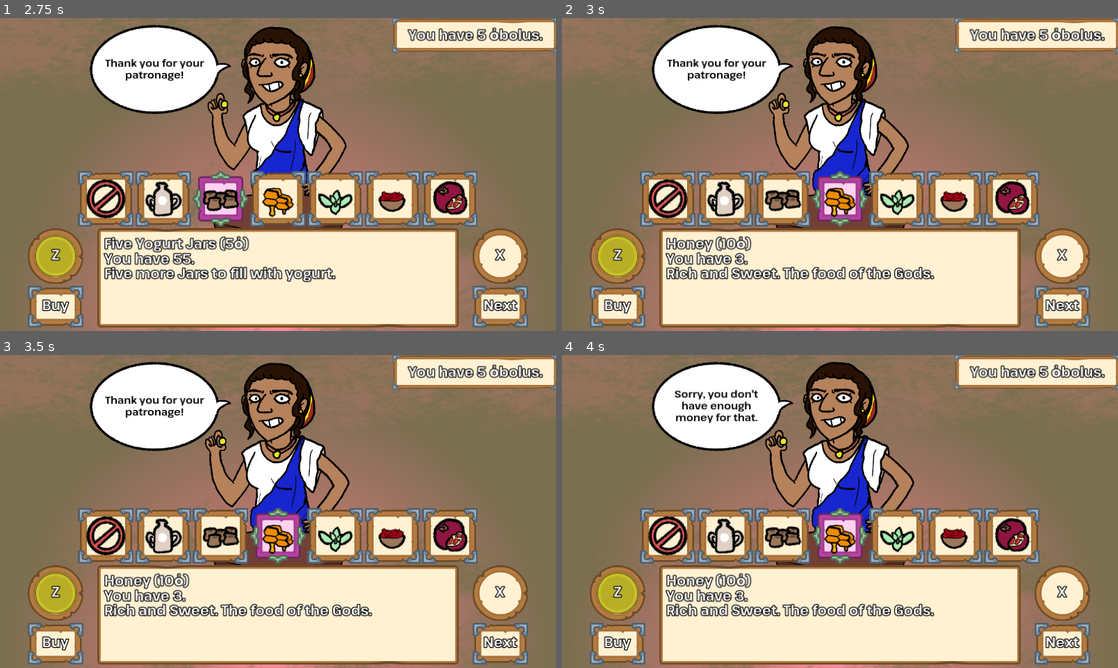
Above: before the commit, frames 1-4 (two rows, left to right).
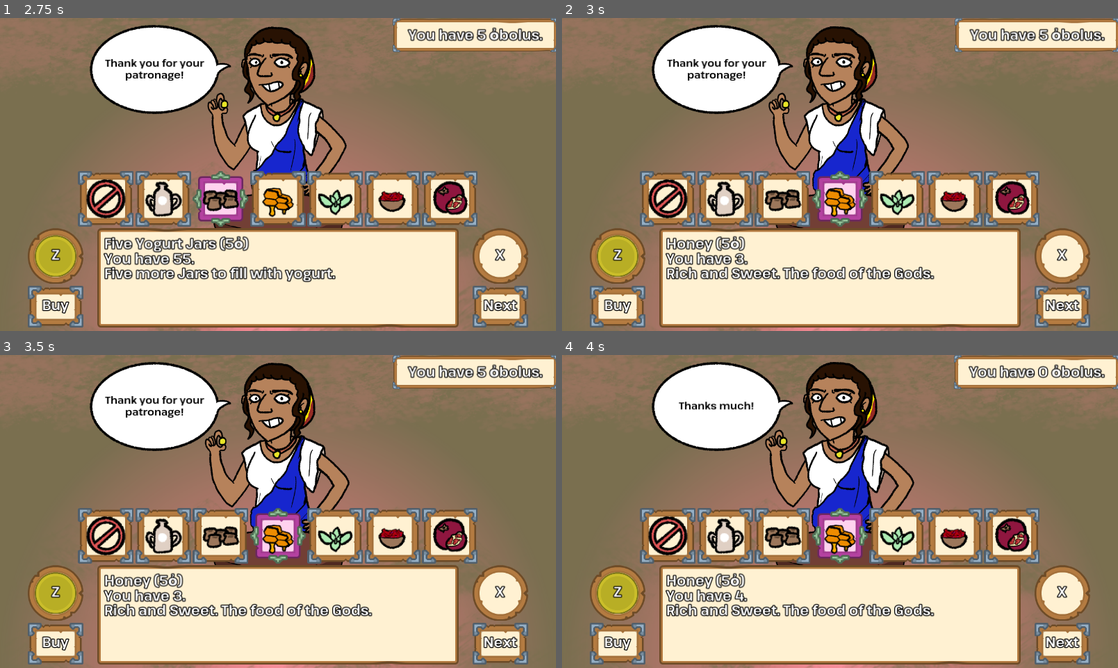
Above: after the commit, the same moments.

Repository: HauntedBees/olympus-mountain-creamery
Game: Godot game, scene res://game_scenes/03_shop/shop.tscn
The game is run twice, just before and just after one commit, with the same random seed, the same clock (stepped at 60 frames per second) and the same inputs. This scene is started directly instead of the project's main scene.
Inputs (mouse positions are in pixels of both pictures, inside the frame that each line leads up to):
- Up to frame 1 (2.75 s): tap Enter at 0.5 s; move the mouse to (400, 158) at 0.52 s; hold Z (button_one) 0.53-1.28 s; click (400, 158) at 0.67 s; move the mouse to (166, 190) at 1.27 s; tap X (button_two) at 1.35 s; click (166, 190) at 1.42 s; move the mouse to (333, 105) at 2.02 s; hold Z (button_one) from 2.03 s (still down); click (333, 105) at 2.17 s
- Up to frame 2 (3 s): move the mouse to (812, 237) at 2.77 s; release Z (button_one) at 2.78 s; tap X (button_two) at 2.85 s; click (812, 237) at 2.92 s
- Up to frame 3 (3.5 s): no input
- Up to frame 4 (4 s): move the mouse to (1006, 558) at 3.52 s; hold Z (button_one) from 3.53 s (still down); click (1006, 558) at 3.67 s

Frame 1 is identical in both runs. In frame 2, 0.2% of the frame differs, in the area x 28-35%, y 69-75%; in frame 3, 0.2%; in frame 4, 1.3%, in the area x 20-88%, y 0-79%.

Commit message:
balancing, hopefully

Diff:
--- a/game_data/item_count.gd
+++ b/game_data/item_count.gd
@@ -41,13 +41,13 @@
 }
 const ITEM_COSTS := {
 	Type.None: 0,
-	Type.Honey: 10,
-	Type.Mint: 15,
+	Type.Honey: 5,
+	Type.Mint: 10,
 	Type.Saffron: 50,
-	Type.Pomegranate: 20,
-	Type.Walnut: 30,
+	Type.Pomegranate: 15,
+	Type.Walnut: 20,
 	Type.Jars: 5,
-	Type.PotUpgrade: 30,
+	Type.PotUpgrade: 40,
 	Type.SpoonUpgrade: 30,
 	Type.Milk: 10,
 	Type.Money: 1
